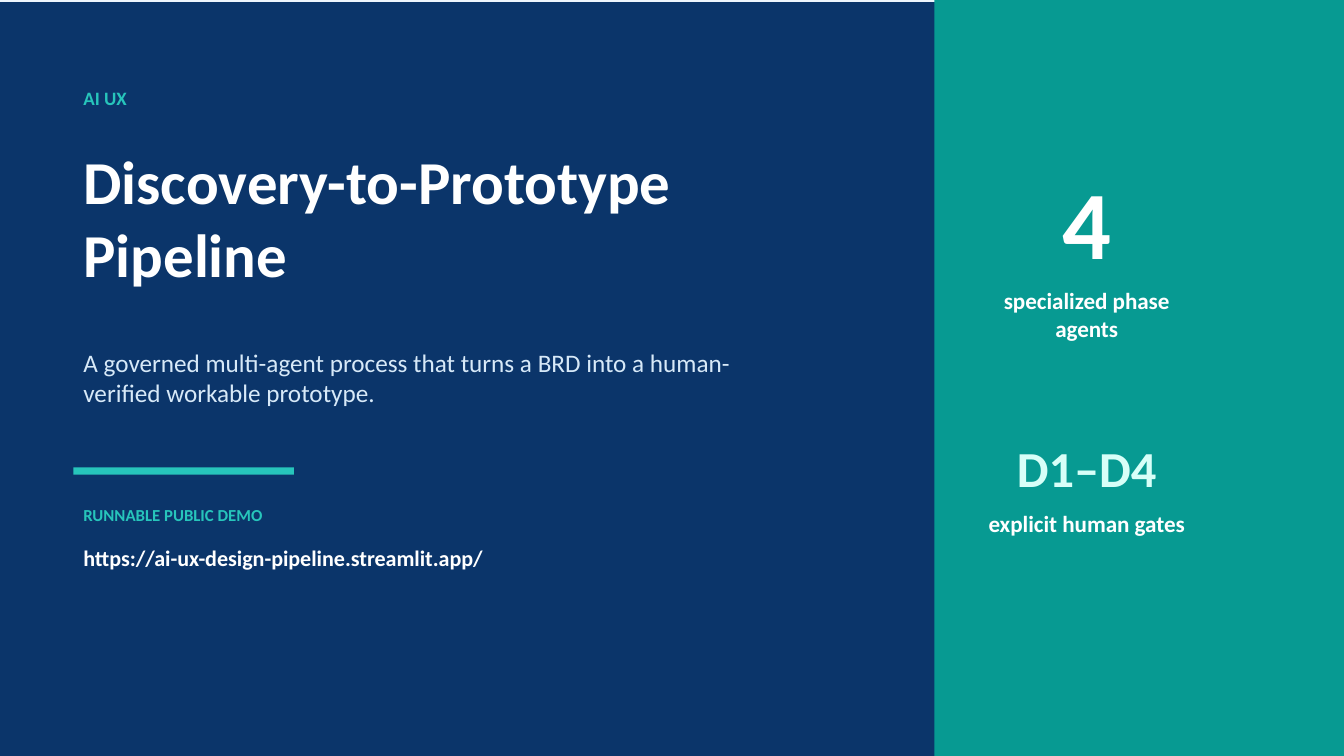
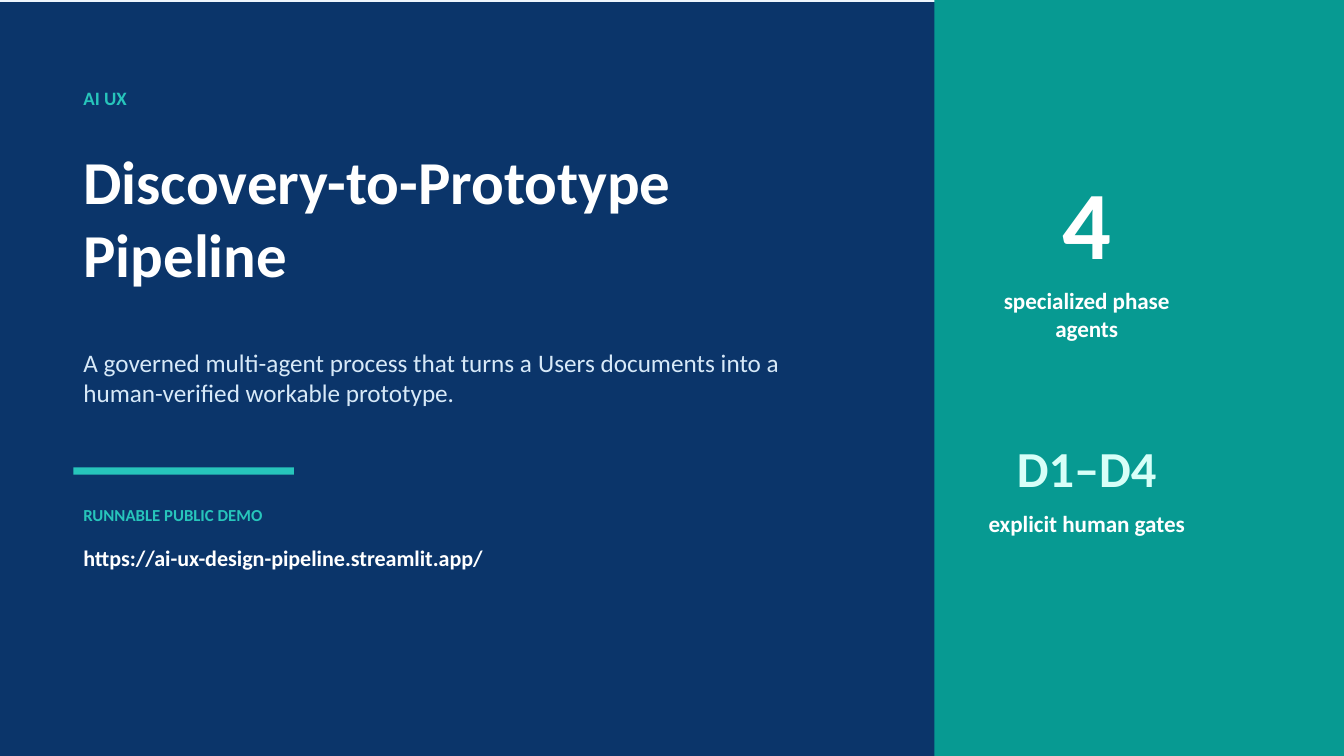
Before and after one commit to karthiksoorya/ai-ux-design-pipeline, a slide deck: slide 1 of deliverables/AI_UX_Pipeline_Demonstration_Guide.pptx. Drawn at 1344x756 pixels with LibreOffice and Linux fonts; fonts in the diff are those of the drawing. Boxes give left, top, right and bottom in pixels: in the first picture for what was removed or moved away, otherwise in the second. Text is boxed around its words. In the diff, an @@ line names an element or a change of style, - is before the commit and + after.

```diff
--- a/deliverables/AI_UX_Pipeline_Demonstration_Guide.pptx
+++ b/deliverables/AI_UX_Pipeline_Demonstration_Guide.pptx
@@ text at (83,354,779,406): text changed @@
-A governed multi-agent process that turns a BRD into a human-verified workable prototype.
+A governed multi-agent process that turns a Users documents into a human-verified workable prototype.
```
Also in this commit, not shown: 29 other files.
